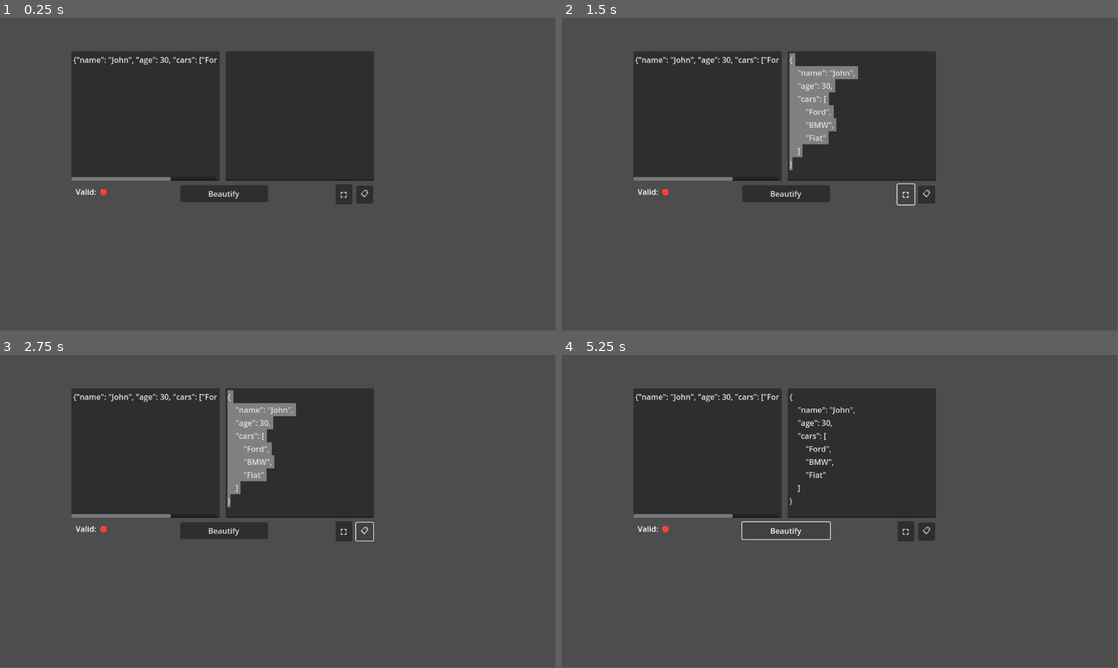
Above: before the commit, frames 1-4 (two rows, left to right).
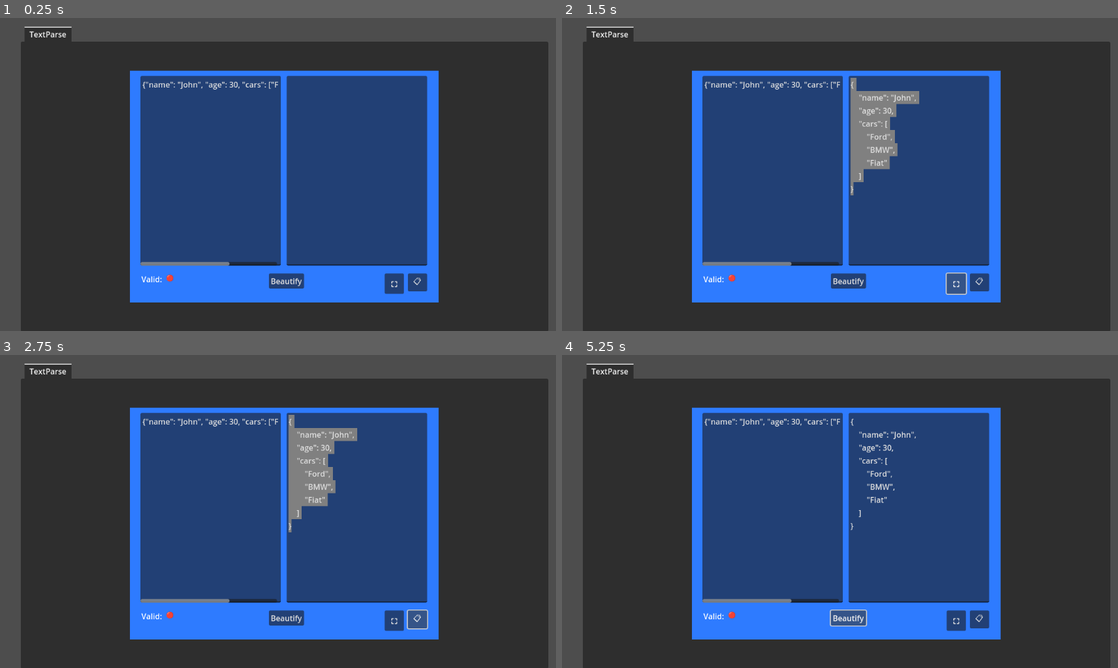
Above: after the commit, the same moments.

Repository: staticpo/webdevutils
Game: Godot game, scene res://app_window.tscn
Two runs of this game, one before a commit and one after it. Both use one fixed random seed, a clock stepped at 60 frames per second and the inputs below.
Inputs:
- Up to frame 1 (0.25 s): no input
- Up to frame 2 (1.5 s): click "Beautify" at 0.5 s; click "⛶" at 1.25 s
- Up to frame 3 (2.75 s): click "📋" at 2 s
- Up to frame 4 (5.25 s): click "Beautify" at 2.75 s; click "⛶" at 3.5 s; click "📋" at 4.25 s; click "Beautify" at 5 s
In our replay, the window is 799x449 before the commit and 800x450 after it. These sizes can differ from the game's own. Grey fills any space a smaller window leaves; there, only what the larger window draws over its background counts as a difference.

The runs differ from the first frame. In frame 1, 81% of the frame differs, in the area x 0-100%, y 0-100%; in frame 2, 82%; in frame 3, 82%; in frame 4, 81%.

Commit message:
tab container and center container

Diff:
--- a/app_window.gd
+++ b/app_window.gd
@@ -1,56 +1 @@
 extends Node2D
-#
-## Beautifies a JSON string
-#func beautify_json(json_string: String, indent_level: int = 4) -> String:
-	#var json = JSON.new()
-	#var error = json.parse(json_string)
-	#
-	#if error != OK:
-		#print("Error parsing JSON: ", error)
-		#return ""
-#
-	#return _beautify_recursive(json.get_data(), 0, indent_level)
-#
-## Recursively beautifies the JSON data
-#func _beautify_recursive(data, depth: int, indent_level: int) -> String:
-	#var indent = _create_indent(depth, indent_level)
-	#var child_indent = _create_indent(depth + 1, indent_level)
-	#var result = ""
-#
-	#if typeof(data) == TYPE_DICTIONARY:
-		#result += '{\n'
-		#var keys = data.keys()
-		#for i in range(keys.size()):
-			#var key = keys[i]
-			#result += child_indent + '"' + str(key) + '": '
-			#result += _beautify_recursive(data[key], depth + 1, indent_level)
-			#if i < keys.size() - 1:
-				#result += ','
-			#result += '\n'
-		#result += indent + '}'
-	#elif typeof(data) == TYPE_ARRAY:
-		#result += '[\n'
-		#for i in range(data.size()):
-			#result += child_indent + _beautify_recursive(data[i], depth + 1, indent_level)
-			#if i < data.size() - 1:
-				#result += ','
-			#result += '\n'
-		#result += indent + ']'
-	#else:
-		#if typeof(data) == TYPE_STRING:
-			#result += '"' + data + '"'
-		#else:
-			#result += str(data)
-	#return result
-#
-## Creates indentation string
-#func _create_indent(depth: int, indent_level: int) -> String:
-	#var indent = ""
-	#for i in range(depth * indent_level):
-		#indent += ' '
-	#return indent
-#
-## Example usage
-#func _ready():
-	#var example_json = '{"name": "John", "age": 30, "cars": ["Ford", "BMW", "Fiat"]}'
-	#print(beautify_json(example_json))
--- a/app_window.tscn
+++ b/app_window.tscn
@@ -6,8 +6,12 @@
 [node name="AppWindow" type="Node2D"]
 script = ExtResource("1_pvkc4")
 
-[node name="TextParse" parent="." instance=ExtResource("1_4ejs2")]
-offset_left = 148.0
-offset_top = 69.0
-offset_right = 148.0
-offset_bottom = 69.0
+[node name="TabContainer" type="TabContainer" parent="."]
+offset_left = 43.0
+offset_top = 18.0
+offset_right = 1136.0
+offset_bottom = 649.0
+size_flags_horizontal = 8
+
+[node name="TextParse" parent="TabContainer" instance=ExtResource("1_4ejs2")]
+layout_mode = 2
--- a/project.godot
+++ b/project.godot
@@ -15,6 +15,11 @@
 config/features=PackedStringArray("4.2", "GL Compatibility")
 config/icon="res://icon.svg"
 
+[display]
+
+window/stretch/mode="viewport"
+window/stretch/aspect="ignore"
+
 [rendering]
 
 renderer/rendering_method="gl_compatibility"
--- a/scenes/TextParse.gd
+++ b/scenes/TextParse.gd
@@ -1,8 +1,8 @@
 extends Control
 
-@onready var input = $HSplitContainer/Input
-@onready var output = $HSplitContainer/Output
-@onready var validLabel = $ValidLabel
+@onready var input = $Control/HSplitContainer/Input
+@onready var output = $Control/HSplitContainer/Output
+@onready var validLabel = $Control/ValidLabel
 
 var json = JSON.new()
 
--- a/scenes/TextParse.tscn
+++ b/scenes/TextParse.tscn
@@ -1,75 +1,98 @@
-[gd_scene load_steps=2 format=3 uid="uid://bhhybrsqt6p34"]
+[gd_scene load_steps=3 format=3 uid="uid://bhhybrsqt6p34"]
 
 [ext_resource type="Script" path="res://scenes/TextParse.gd" id="1_c06nc"]
 
-[node name="TextParse" type="Control"]
-layout_mode = 3
-anchors_preset = 0
+[sub_resource type="Theme" id="Theme_kjacn"]
+
+[node name="TextParse" type="CenterContainer"]
+clip_contents = true
+custom_minimum_size = Vector2(800, 600)
+offset_right = 440.0
+offset_bottom = 440.0
+size_flags_horizontal = 2
+size_flags_vertical = 2
 script = ExtResource("1_c06nc")
 
-[node name="HSplitContainer" type="HSplitContainer" parent="."]
-offset_right = 628.0
-offset_bottom = 269.0
+[node name="Control" type="Control" parent="."]
+custom_minimum_size = Vector2(640, 480)
+layout_mode = 2
 
-[node name="Input" type="TextEdit" parent="HSplitContainer"]
+[node name="ColorRect" type="ColorRect" parent="Control"]
+custom_minimum_size = Vector2(640, 480)
+layout_mode = 0
+offset_right = 499.0
+offset_bottom = 344.0
+color = Color(0.180392, 0.482353, 1, 1)
+
+[node name="HSplitContainer" type="HSplitContainer" parent="Control"]
+custom_minimum_size = Vector2(440, 250)
+layout_mode = 2
+offset_left = 22.0
+offset_top = 11.0
+offset_right = 616.0
+offset_bottom = 404.0
+
+[node name="Input" type="TextEdit" parent="Control/HSplitContainer"]
+texture_filter = 1
 layout_mode = 2
 size_flags_horizontal = 3
 text = "{\"name\": \"John\", \"age\": 30, \"cars\": [\"Ford\", \"BMW\", \"Fiat\"]}"
 
-[node name="Output" type="TextEdit" parent="HSplitContainer"]
+[node name="Output" type="TextEdit" parent="Control/HSplitContainer"]
+texture_filter = 1
 layout_mode = 2
 size_flags_horizontal = 3
 
-[node name="ParseBtn" type="Button" parent="."]
-layout_mode = 0
-offset_left = 226.0
-offset_top = 278.0
-offset_right = 408.0
-offset_bottom = 313.0
+[node name="ParseBtn" type="Button" parent="Control"]
+texture_filter = 1
+layout_mode = 2
+offset_left = 288.0
+offset_top = 420.0
+offset_right = 361.0
+offset_bottom = 451.0
 text = "Beautify"
 
-[node name="SelectAllBtn" type="Button" parent="."]
-layout_mode = 1
-anchors_preset = 8
-anchor_left = 0.5
-anchor_top = 0.5
-anchor_right = 0.5
-anchor_bottom = 0.5
-offset_left = 548.0
-offset_top = 279.0
-offset_right = 583.0
-offset_bottom = 314.0
-grow_horizontal = 2
-grow_vertical = 2
+[node name="SelectAllBtn" type="Button" parent="Control"]
+texture_filter = 1
+custom_minimum_size = Vector2(40, 2.08165e-12)
+layout_mode = 2
+offset_left = 528.0
+offset_top = 420.0
+offset_right = 568.0
+offset_bottom = 451.0
 tooltip_text = "Select All"
 text = "⛶"
 
-[node name="CopyBtn" type="Button" parent="."]
-layout_mode = 0
-offset_left = 591.0
-offset_top = 279.0
-offset_right = 626.0
-offset_bottom = 314.0
+[node name="CopyBtn" type="Button" parent="Control"]
+custom_minimum_size = Vector2(40, 2.08165e-12)
+layout_mode = 2
+offset_left = 576.0
+offset_top = 420.0
+offset_right = 616.0
+offset_bottom = 451.0
 tooltip_text = "Copy"
 text = "📋"
 
-[node name="Label" type="Label" parent="."]
-layout_mode = 0
-offset_left = 9.0
-offset_top = 280.0
-offset_right = 49.0
-offset_bottom = 303.0
+[node name="Label" type="Label" parent="Control"]
+texture_filter = 1
+layout_mode = 2
+offset_left = 24.0
+offset_top = 420.0
+offset_right = 67.0
+offset_bottom = 443.0
+theme = SubResource("Theme_kjacn")
 text = "Valid:"
 
-[node name="ValidLabel" type="Label" parent="."]
-layout_mode = 0
-offset_left = 59.0
-offset_top = 285.0
-offset_right = 83.0
-offset_bottom = 308.0
+[node name="ValidLabel" type="Label" parent="Control"]
+texture_filter = 1
+layout_mode = 2
+offset_left = 75.0
+offset_top = 422.0
+offset_right = 93.0
+offset_bottom = 445.0
 text = "🔴"
 
-[connection signal="text_changed" from="HSplitContainer/Input" to="." method="_on_input_text_changed"]
-[connection signal="pressed" from="ParseBtn" to="." method="_on_parse_btn_pressed"]
-[connection signal="pressed" from="SelectAllBtn" to="." method="_on_select_all_btn_pressed"]
-[connection signal="pressed" from="CopyBtn" to="." method="_on_copy_btn_pressed"]
+[connection signal="text_changed" from="Control/HSplitContainer/Input" to="." method="_on_input_text_changed"]
+[connection signal="pressed" from="Control/ParseBtn" to="." method="_on_parse_btn_pressed"]
+[connection signal="pressed" from="Control/SelectAllBtn" to="." method="_on_select_all_btn_pressed"]
+[connection signal="pressed" from="Control/CopyBtn" to="." method="_on_copy_btn_pressed"]
--- /dev/null
+++ b/scenes/test.tscn
@@ -0,0 +1,22 @@
+[gd_scene load_steps=3 format=3 uid="uid://bs3polcxiy41c"]
+
+[ext_resource type="PackedScene" uid="uid://bhhybrsqt6p34" path="res://scenes/TextParse.tscn" id="1_ga0qr"]
+
+[sub_resource type="Theme" id="Theme_ttqat"]
+MarginContainer/constants/margin_bottom = 0
+MarginContainer/constants/margin_left = 40
+MarginContainer/constants/margin_right = 0
+MarginContainer/constants/margin_top = 0
+
+[node name="Test" type="PanelContainer"]
+offset_right = 852.0
+offset_bottom = 517.0
+pivot_offset = Vector2(2.08165e-12, 2.08165e-12)
+size_flags_horizontal = 4
+size_flags_vertical = 4
+theme = SubResource("Theme_ttqat")
+
+[node name="TextParse" parent="." instance=ExtResource("1_ga0qr")]
+layout_mode = 2
+size_flags_horizontal = 4
+size_flags_vertical = 4
